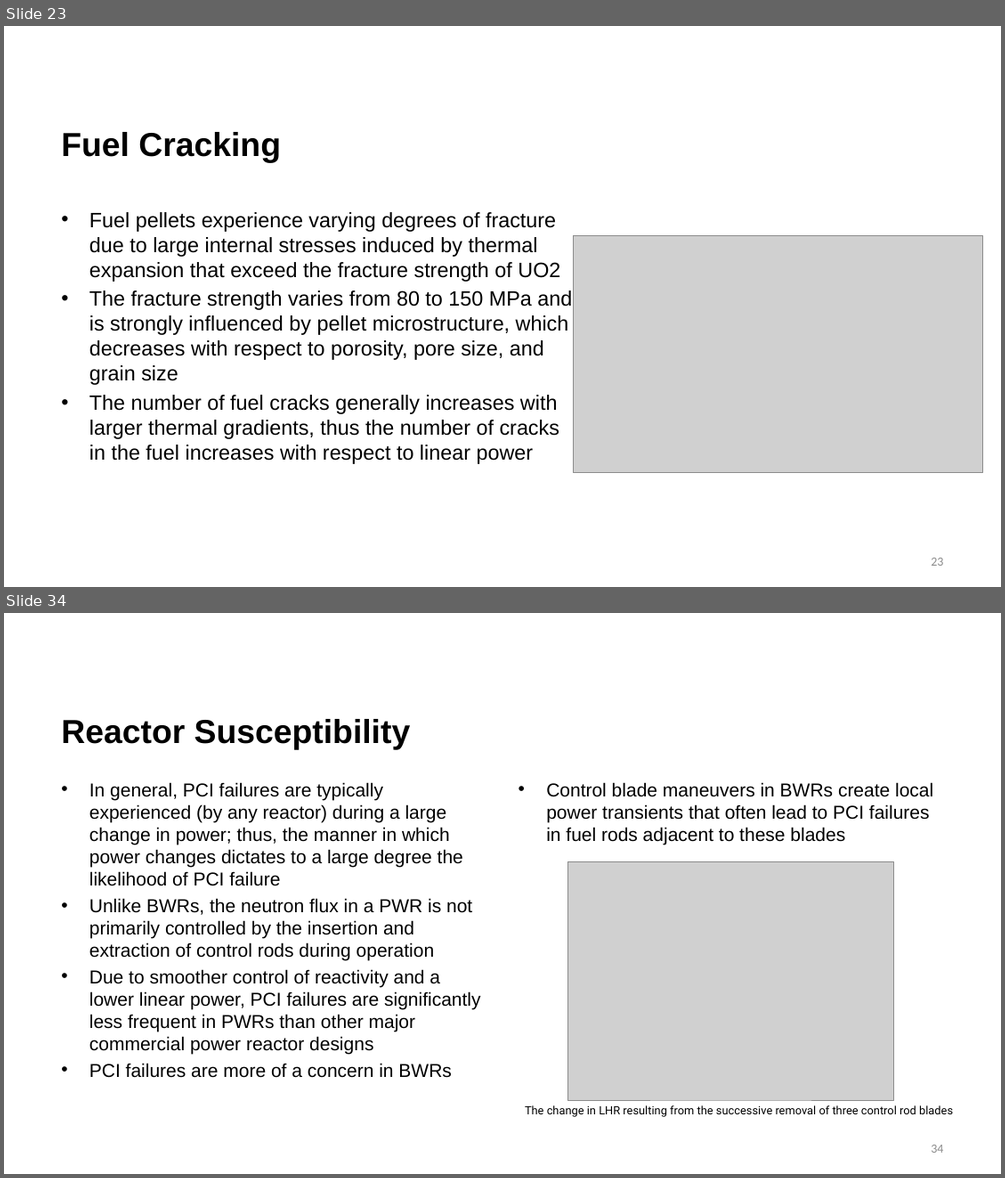
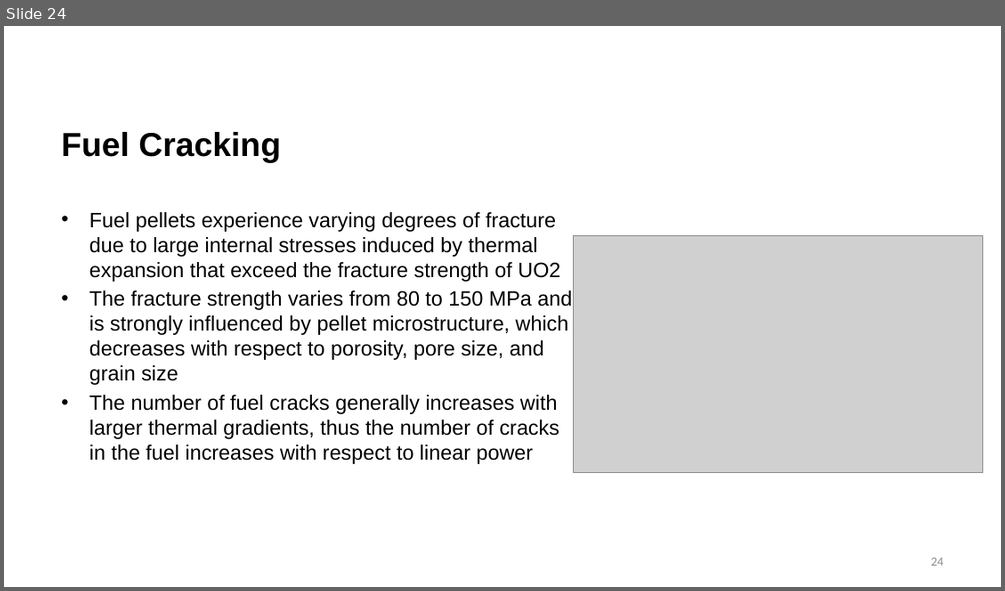
Before and after one commit to benbeeler/TEACHING, a slide deck: Nuclear_Fuel_Performance/NE533_Spring2026/Module3/Lec15_Zrcreep_PCI.pptx. Shown one above the other, each under a label of ours: slides 23 and 34 before the commit, slide 24 after it; the slides between them are not shown. The pictures are 1005x1178 and 1005x591 pixels, drawn with LibreOffice and Linux fonts; fonts in the diff are those of the drawing; grey boxes stand for pictures; background and template pictures are left out. Boxes give left, top, right and bottom in pixels: in the first picture for what was removed or moved away, otherwise in the second. Text is boxed around its words. In the diff, an @@ line names an element or a change of style, - is before the commit and + after.

```diff
--- a/Nuclear_Fuel_Performance/NE533_Spring2026/Module3/Lec15_Zrcreep_PCI.pptx
+++ b/Nuclear_Fuel_Performance/NE533_Spring2026/Module3/Lec15_Zrcreep_PCI.pptx
@@ slide 34 removed at box(4, 613, 1001, 1174), background #FFFFFF @@
@@ title removed at box(61, 719, 411, 750) @@
-Reactor Susceptibility
@@ text removed at box(89, 782, 480, 1078) @@
-• In general, PCI failures are typically experienced (by any reactor) during a large change in power; thus, the manner in which power changes dictates to a large degree the likelihood of PCI failure
-• Unlike BWRs, the neutron flux in a PWR is not primarily controlled by the insertion and extraction of control rods during operation
-• Due to smoother control of reactivity and a lower linear power, PCI failures are significantly less frequent in PWRs than other major commercial power reactor designs
-• PCI failures are more of a concern in BWRs
@@ text removed at box(546, 782, 933, 844) @@
-• Control blade maneuvers in BWRs create local power transients that often lead to PCI failures in fuel rods adjacent to these blades
@@ picture removed at box(568, 861, 894, 1100) @@
@@ text removed at box(525, 1105, 953, 1117) @@
-The change in LHR resulting from the successive removal of three control rod blades
@@ page number removed at box(930, 1144, 943, 1152) @@
-34
@@ what was slide 23 is now slide 24 @@
@@ page number at box(930, 557, 943, 565): text changed @@
-23
+24
```
Also in this commit, not shown: 14 slides changed, 1 slide added, 8 other slides removed, 5 other files.
